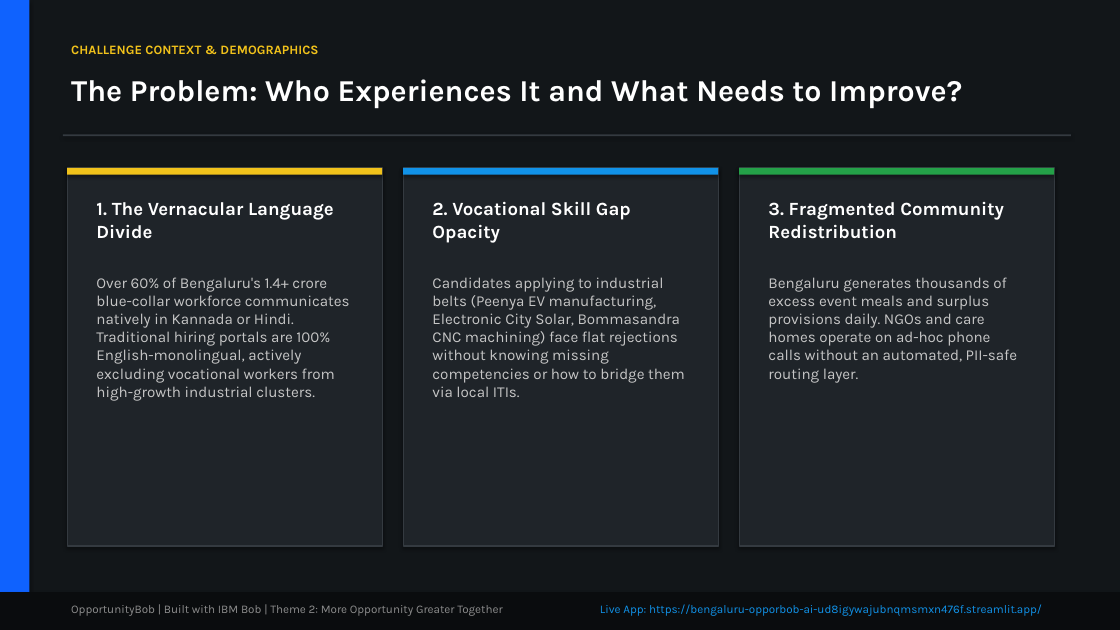
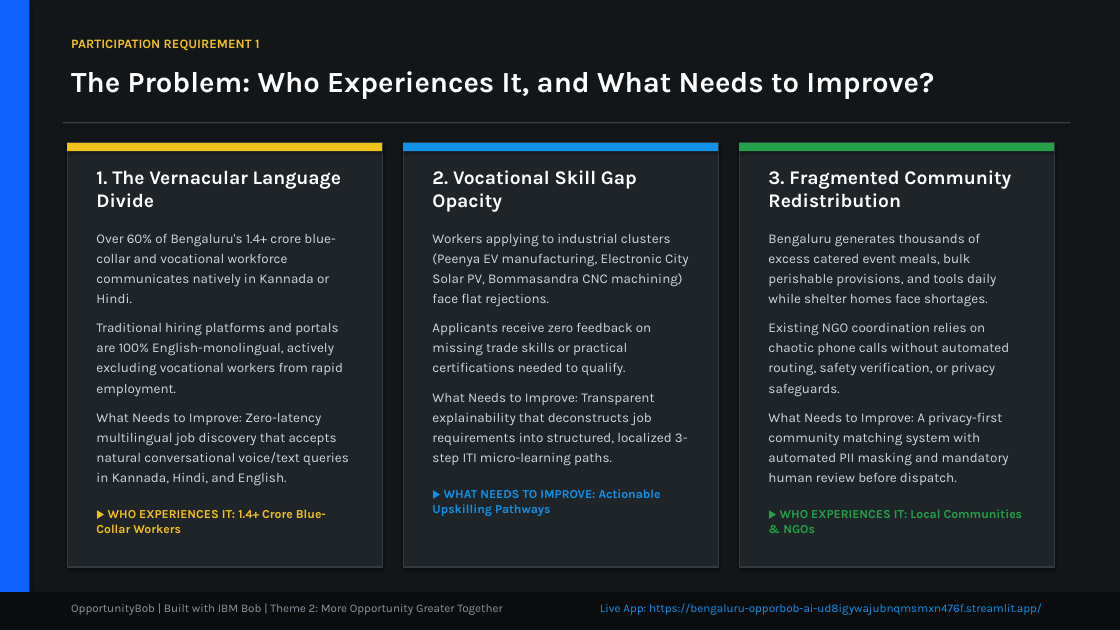
Before and after one commit to SatyaRamDinkar/bengaluru-opporbob-ai, a slide deck: slide 2 of OpportunityBob_IBM_Bobathon_Submission.pptx. Drawn at 1120x630 pixels with LibreOffice and Linux fonts; fonts in the diff are those of the drawing. Boxes give left, top, right and bottom in pixels: in the first picture for what was removed or moved away, otherwise in the second. Text is boxed around its words. In the diff, an @@ line names an element or a change of style, - is before the commit and + after.

Commit message:
feat: generate official 9-slide IBM Bobathon presentation mapped 100% to participation rules & judging criteria

```diff
--- a/OpportunityBob_IBM_Bobathon_Submission.pptx
+++ b/OpportunityBob_IBM_Bobathon_Submission.pptx
@@ text removed at (x1=71, y1=45, x2=318, y2=54) @@
-CHALLENGE CONTEXT & DEMOGRAPHICS
@@ text added at (x1=71, y1=39, x2=260, y2=51), 11 pt, text #F1C21B, bold @@
+PARTICIPATION REQUIREMENT 1
@@ text at (x1=71, y1=71, x2=934, y2=99): text changed; size 26 to 25 pt @@
-The Problem: Who Experiences It and What Needs to Improve?
+The Problem: Who Experiences It, and What Needs to Improve?
@@ rectangle moved from (x1=63, y1=134, x2=1071, y2=136) to (x1=63, y1=122, x2=1071, y2=124) @@
@@ rectangle resized from (x1=67, y1=168, x2=382, y2=546) to (x1=67, y1=143, x2=382, y2=567) @@
@@ rectangle resized from (x1=403, y1=168, x2=718, y2=546) to (x1=403, y1=143, x2=718, y2=567) @@
@@ rectangle resized from (x1=739, y1=168, x2=1054, y2=546) to (x1=739, y1=143, x2=1054, y2=567) @@
@@ 3 rectangles moved together from (x1=67, y1=168, x2=1054, y2=175) to (x1=67, y1=143, x2=1054, y2=151) @@
@@ text at (x1=96, y1=170, x2=349, y2=533): text changed; size 13 to 11.5 pt; text colour #C6C6C6 to #D0D7DE @@
-Over 60% of Bengaluru's 1.4+ crore blue-collar workforce communicates natively in Kannada or Hindi. Traditional hiring portals are 100% English-monolingual, actively excluding vocational workers from high-growth industrial clusters.
+1. The Vernacular Language Divide
+Over 60% of Bengaluru's 1.4+ crore blue-collar and vocational workforce communicates natively in Kannada or Hindi.
+Traditional hiring platforms and portals are 100% English-monolingual, actively excluding vocational workers from rapid employment.
+What Needs to Improve: Zero-latency multilingual job discovery that accepts natural conversational voice/text queries in Kannada, Hindi, and English.
+▶ WHO EXPERIENCES IT: 1.4+ Crore Blue-Collar Workers
@@ text at (x1=432, y1=170, x2=689, y2=516): text changed; size 13 to 11.5 pt; text colour #C6C6C6 to #D0D7DE @@
-Candidates applying to industrial belts (Peenya EV manufacturing, Electronic City Solar, Bommasandra CNC machining) face flat rejections without knowing missing competencies or how to bridge them via local ITIs.
+2. Vocational Skill Gap Opacity
+Workers applying to industrial clusters (Peenya EV manufacturing, Electronic City Solar PV, Bommasandra CNC machining) face flat rejections.
+Applicants receive zero feedback on missing trade skills or practical certifications needed to qualify.
+What Needs to Improve: Transparent explainability that deconstructs job requirements into structured, localized 3-step ITI micro-learning paths.
+▶ WHAT NEEDS TO IMPROVE: Actionable Upskilling Pathways
@@ text at (x1=768, y1=170, x2=1023, y2=533): text changed; size 13 to 11.5 pt; text colour #C6C6C6 to #D0D7DE @@
-Bengaluru generates thousands of excess event meals and surplus provisions daily. NGOs and care homes operate on ad-hoc phone calls without an automated, PII-safe routing layer.
+3. Fragmented Community Redistribution
+Bengaluru generates thousands of excess catered event meals, bulk perishable provisions, and tools daily while shelter homes face shortages.
+Existing NGO coordination relies on chaotic phone calls without automated routing, safety verification, or privacy safeguards.
+What Needs to Improve: A privacy-first community matching system with automated PII masking and mandatory human review before dispatch.
+▶ WHO EXPERIENCES IT: Local Communities & NGOs
@@ text removed at (x1=96, y1=202, x2=334, y2=239) @@
-1. The Vernacular Language Divide
@@ text removed at (x1=432, y1=202, x2=631, y2=243) @@
-2. Vocational Skill Gap Opacity
@@ text removed at (x1=768, y1=202, x2=1004, y2=239) @@
-3. Fragmented Community Redistribution
@@ text "OpportunityBob | Built with IBM ..." at (x1=71, y1=604, x2=502, y2=615): text colour #8D8D8D to #8D96A0 @@
```
Also in this commit, not shown: 7 other slides changed, 1 slide added, 1 slide removed, 3 other files.
